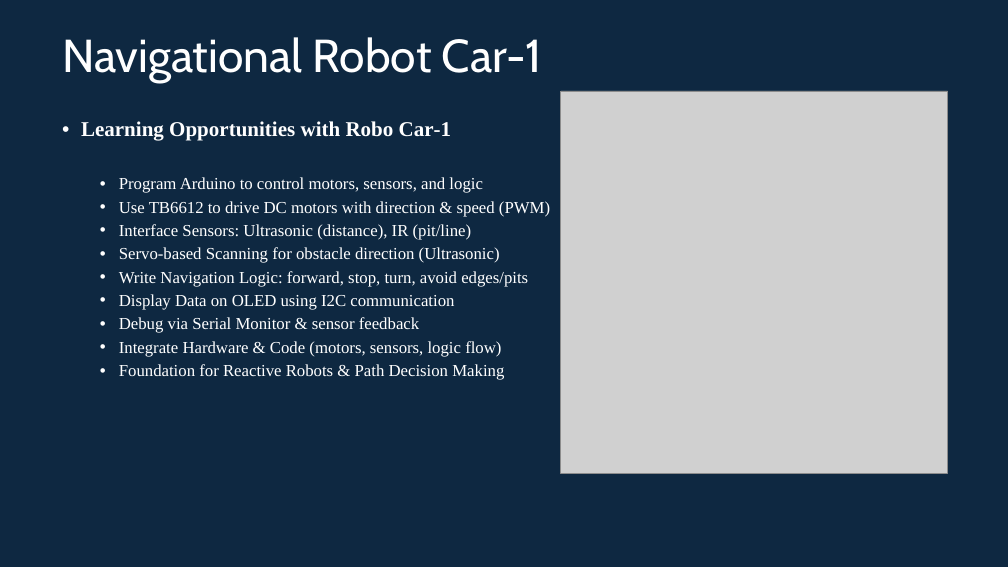
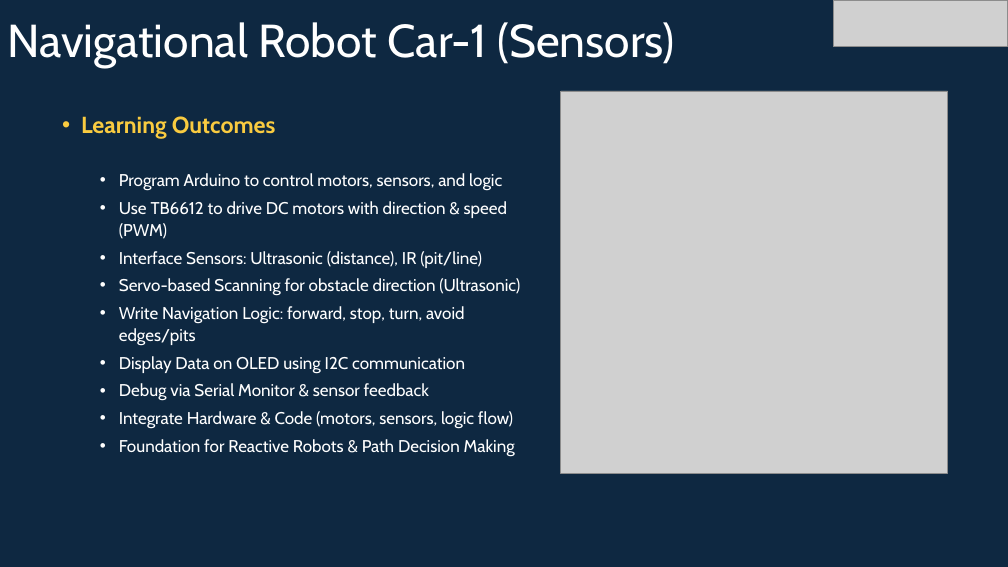
Before and after one commit to info-zas/Training, a slide deck: slide 4 of GPREC/04_Navigational_Robot_Car-1-Sensors/ZASRobotics_Car-1.pptx. Drawn at 1008x567 pixels with LibreOffice and Linux fonts; fonts in the diff are those of the drawing; grey boxes stand for pictures. Boxes give left, top, right and bottom in pixels: in the first picture for what was removed or moved away, otherwise in the second. Text is boxed around its words. In the diff, an @@ line names an element or a change of style, - is before the commit and + after.

```diff
--- a/GPREC/04_Navigational_Robot_Car-1-Sensors/ZASRobotics_Car-1.pptx
+++ b/GPREC/04_Navigational_Robot_Car-1-Sensors/ZASRobotics_Car-1.pptx
@@ title at [8, 22, 675, 68]: text changed @@
-Navigational Robot Car-1
+Navigational Robot Car-1 (Sensors)
@@ picture added at [833, 0, 1007, 47] @@
@@ text at [81, 116, 275, 139]: text changed; size 20 to 22.1 pt; font Times New Roman to Cabin; text colour #FFFFFF to #F9CB40 @@
-• Learning Opportunities with Robo Car‑1
+• Learning Outcomes
@@ text at [119, 173, 520, 457]: size 16 to 16.1 pt, font Times New Roman to Cabin; line spacing 0.9 to 1.1 @@
```
Also in this commit, not shown: 9 other slides changed, 10 slides added, 3 slides removed, 5 other files.
